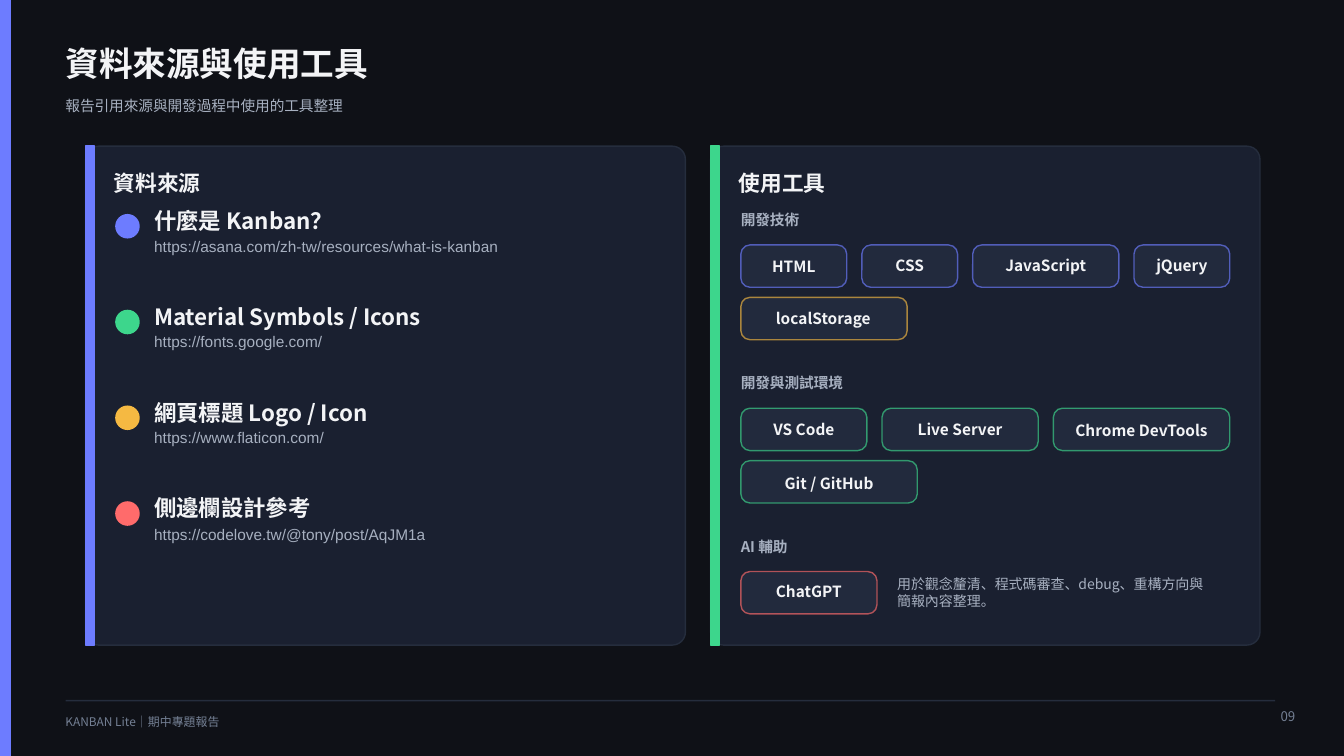
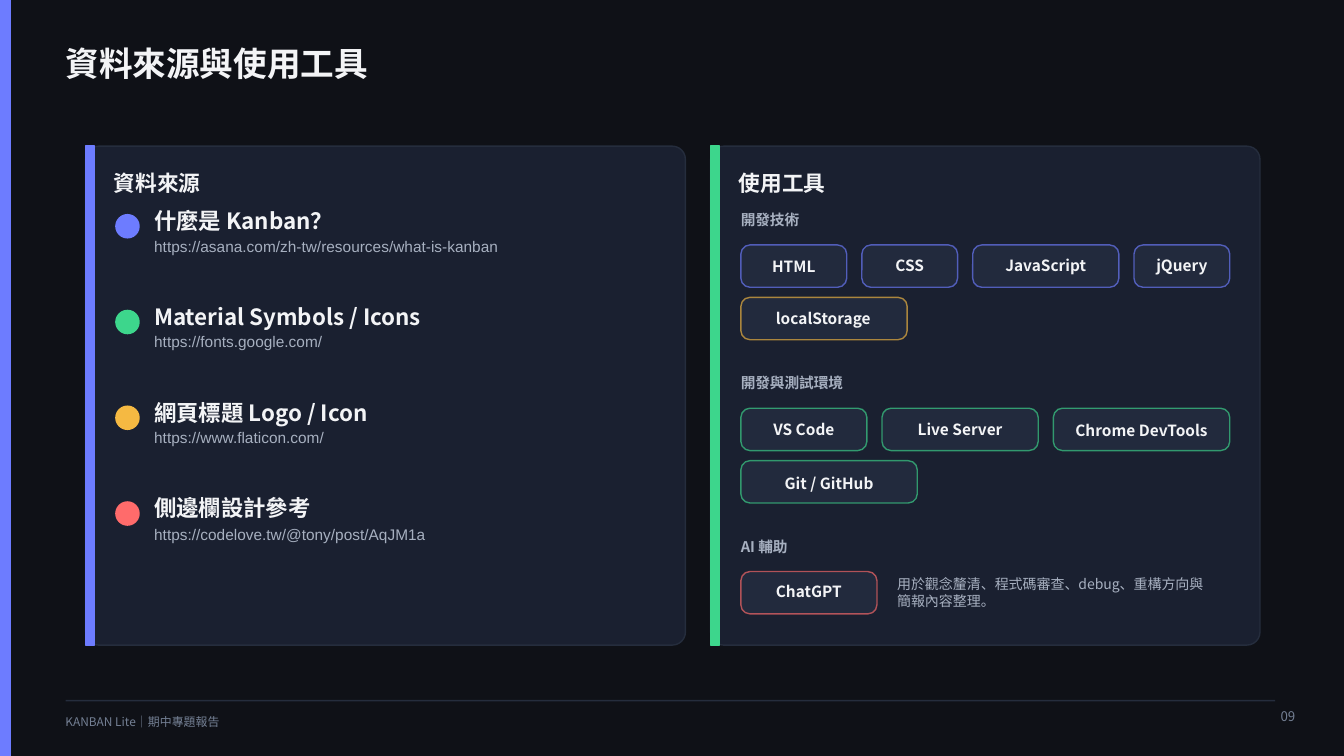
Before and after one commit to Wiston13/KANBAN_Lite, a slide deck: slide 9 of KANBAN_Lite_Slides.pptx. Drawn at 1344x756 pixels with LibreOffice and Linux fonts; fonts in the diff are those of the drawing. Boxes give left, top, right and bottom in pixels: in the first picture for what was removed or moved away, otherwise in the second. Text is boxed around its words. In the diff, an @@ line names an element or a change of style, - is before the commit and + after.

```diff
--- a/KANBAN_Lite_Slides.pptx
+++ b/KANBAN_Lite_Slides.pptx
@@ text removed at [65,98,342,113] @@
-報告引用來源與開發過程中使用的工具整理
```
Also in this commit, not shown: 2 other slides changed.
